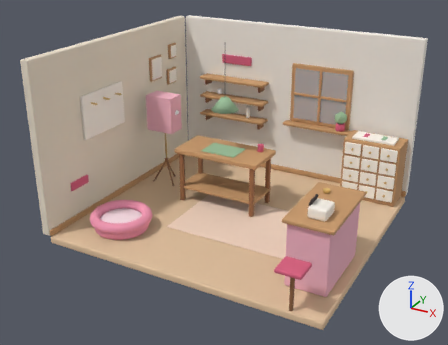
Renders of the Blender file art/atelier-graybox.blend from each side of a commit.
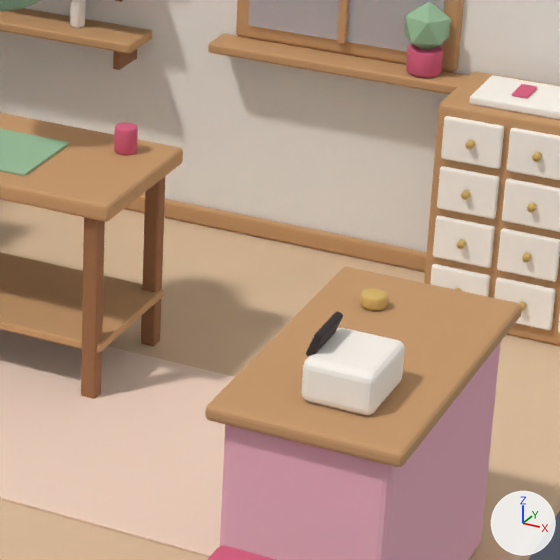
Each version appears first whole from a camera (50 mm lens) standing at (4.11, -7.97, 4.68) and looking at (-0.13, -0.26, 0.83), and next in a close-up on the part from 51% to 84% of the width and 32% to 75% of the height. Every picture has the same lights, and +X, +Y and +Z are marked at lower right. The last two pictures show the newer version.

Objects in the first close-up: 'baseboard_back', 'bell', 'cabinet', 'desk', 'desk_top', 'floor', 'register', 'register_screen', 'rug', 'wall_back', 'window_glass', 'window_sill', 'workbench_shelf', 'workbench_top' and 30 more.
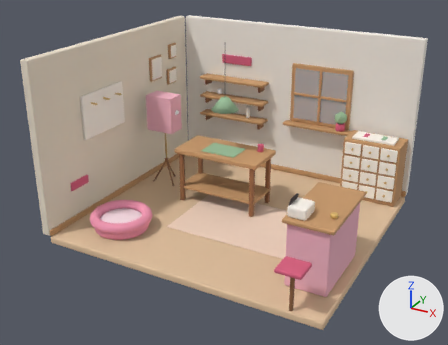
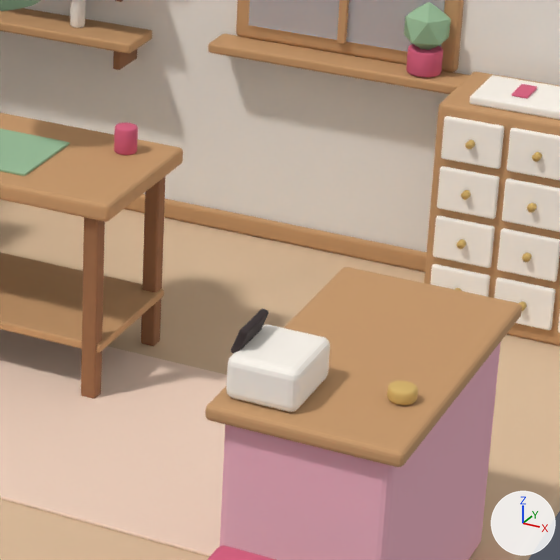
What differs and where, as boxes [x1, y1, x2, y2] in the close-ups (560 x 560 px):
'register', moved: before [302, 328, 405, 415]; after [226, 325, 330, 412]
'register_screen', moved: before [306, 311, 343, 357]; after [231, 309, 269, 354]
'bell', moved: before [360, 288, 388, 310]; after [387, 381, 418, 405]

The edits, one by one:
me_cube_045 is used by ob_register; location (0.0, 0.0, 0.0).
me_cube_045 had 8 vertices, 6 faces and spanned x 1.67..1.93, y -1.38..-1.06, z 1.01..1.17.
me_cube_045 now has 8 vertices, 6 faces and spans x 1.44..1.7, y -1.48..-1.16, z 1.01..1.17.
me_cube_045 part 1: the whole mesh is moved by (-0.23, -0.1, 0.0).
me_cube_046 is used by ob_register_screen; location (0.0, 0.0, 0.0).
me_cube_046 had 8 vertices, 6 faces and spanned x 1.659..1.721, y -1.32..-1.12, z 1.148..1.252.
me_cube_046 now has 8 vertices, 6 faces and spans x 1.429..1.491, y -1.42..-1.22, z 1.148..1.252.
me_cube_046 part 2: the whole mesh is moved by (-0.23, -0.1, 0.0).
Object 'bell' (ob_bell) moves from (1.63, -0.55, 1.04) to (1.97, -1.2, 1.04).
